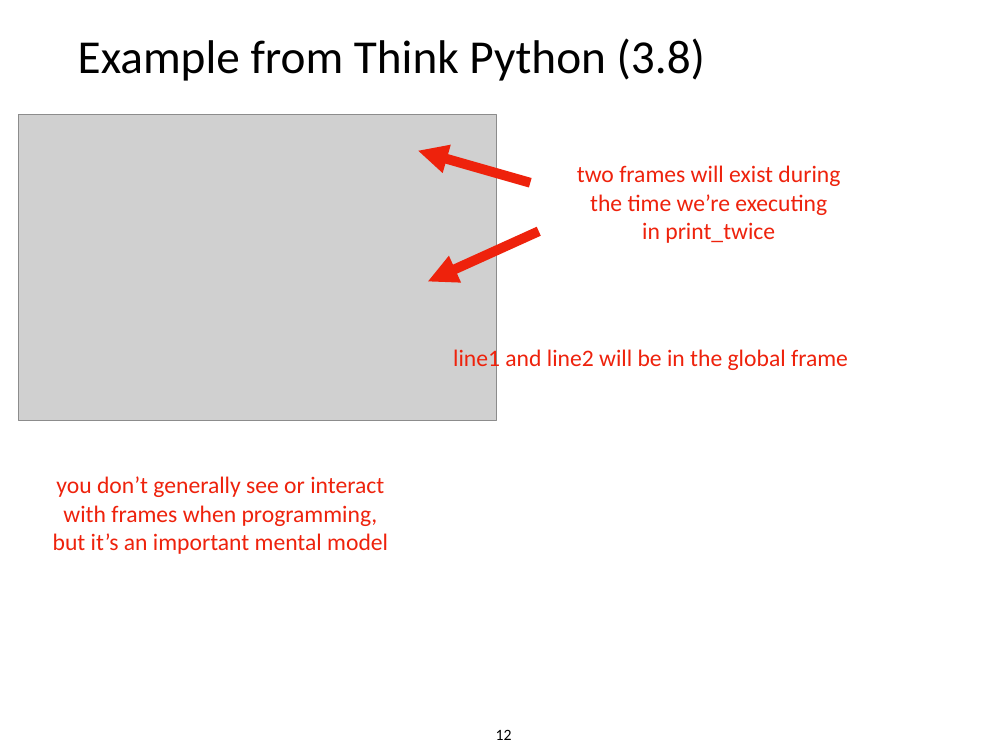
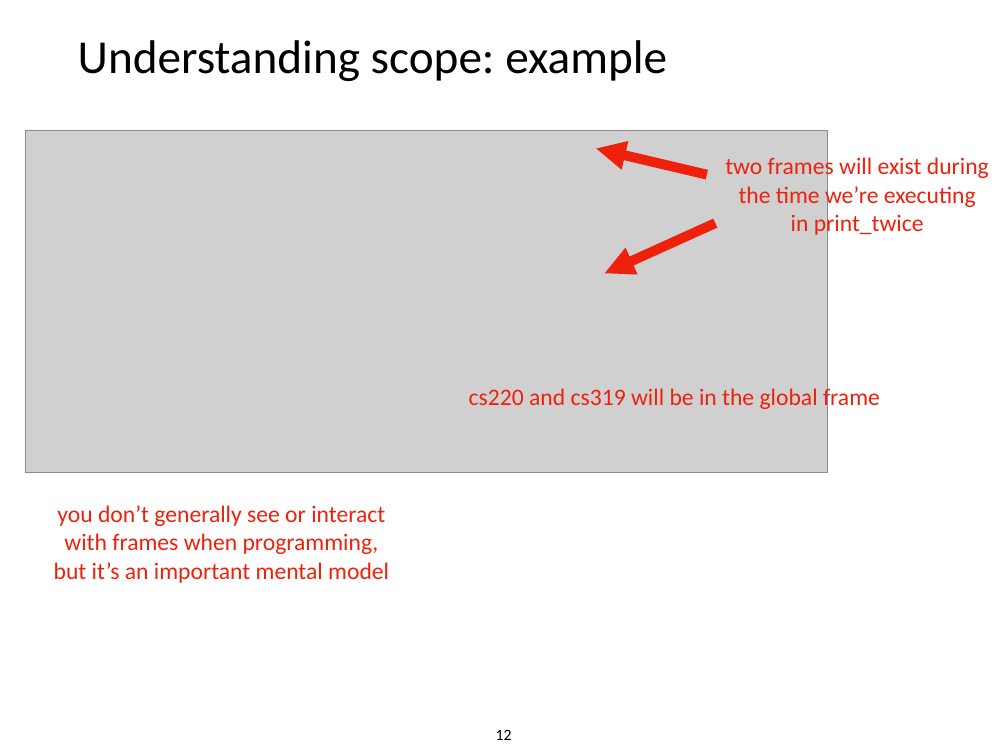
Before and after one commit to tylerharter/caraza-harter-com, a slide deck: slide 12 of tyler/meena/cs220/s22/materials/lecture_ppts/lec_07_S22.ppt. Drawn at 1008x756 pixels with LibreOffice and Linux fonts; fonts in the diff are those of the drawing; grey boxes stand for pictures. Boxes give left, top, right and bottom in pixels: in the first picture for what was removed or moved away, otherwise in the second. Text is boxed around its words. In the diff, an @@ line names an element or a change of style, - is before the commit and + after.

```diff
--- a/tyler/meena/cs220/s22/materials/lecture_ppts/lec_07_S22.ppt
+++ b/tyler/meena/cs220/s22/materials/lecture_ppts/lec_07_S22.ppt
@@ title at (78, 40, 667, 81): text changed @@
-Example from Think Python (3.8)
+Understanding scope: example
@@ picture: place and size @@
-picture at (18, 115, 496, 420)
+picture at (26, 130, 827, 472)
@@ arrow moved from (530, 183) - (418, 151) to (707, 174) - (596, 149) @@
@@ text "two frames will exist during" rewrapped from (577, 165, 840, 243) to (725, 154, 989, 238) @@
@@ arrow moved from (539, 231) - (428, 281) to (715, 223) - (605, 273) @@
@@ text at (469, 385, 880, 412): text changed @@
-line1 and line2 will be in the global frame
+cs220 and cs319 will be in the global frame
@@ text "you don’t generally see or ...": place and size @@
-text "you don’t generally see or ..." at (53, 476, 388, 554)
+text "you don’t generally see or ..." at (54, 505, 389, 583)
```
Also in this commit, not shown: 8 other slides changed, 3 slides added, 10 slides removed.
